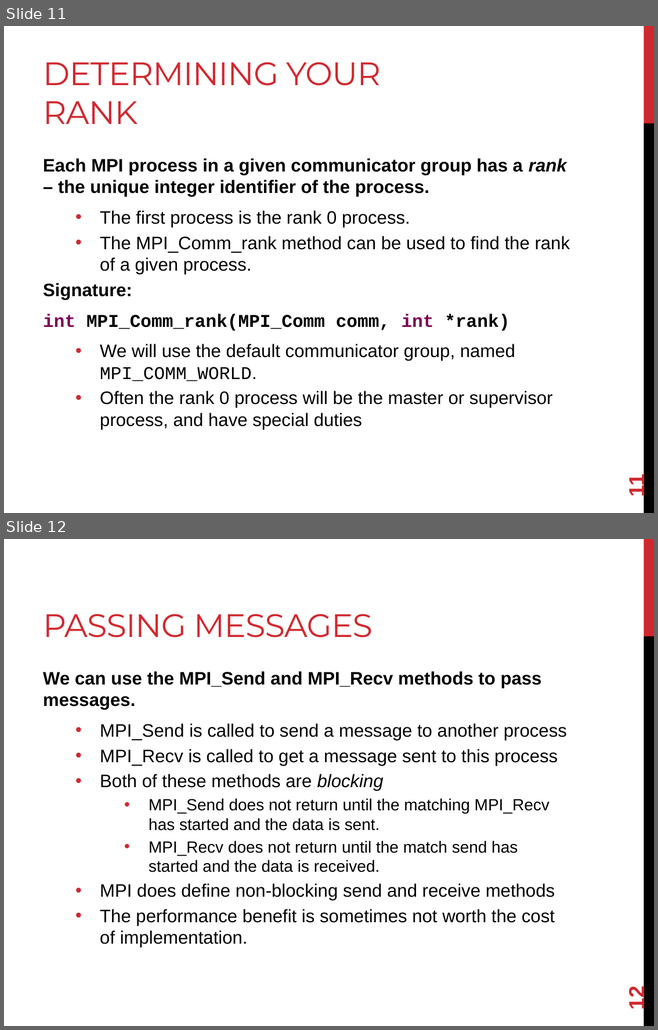
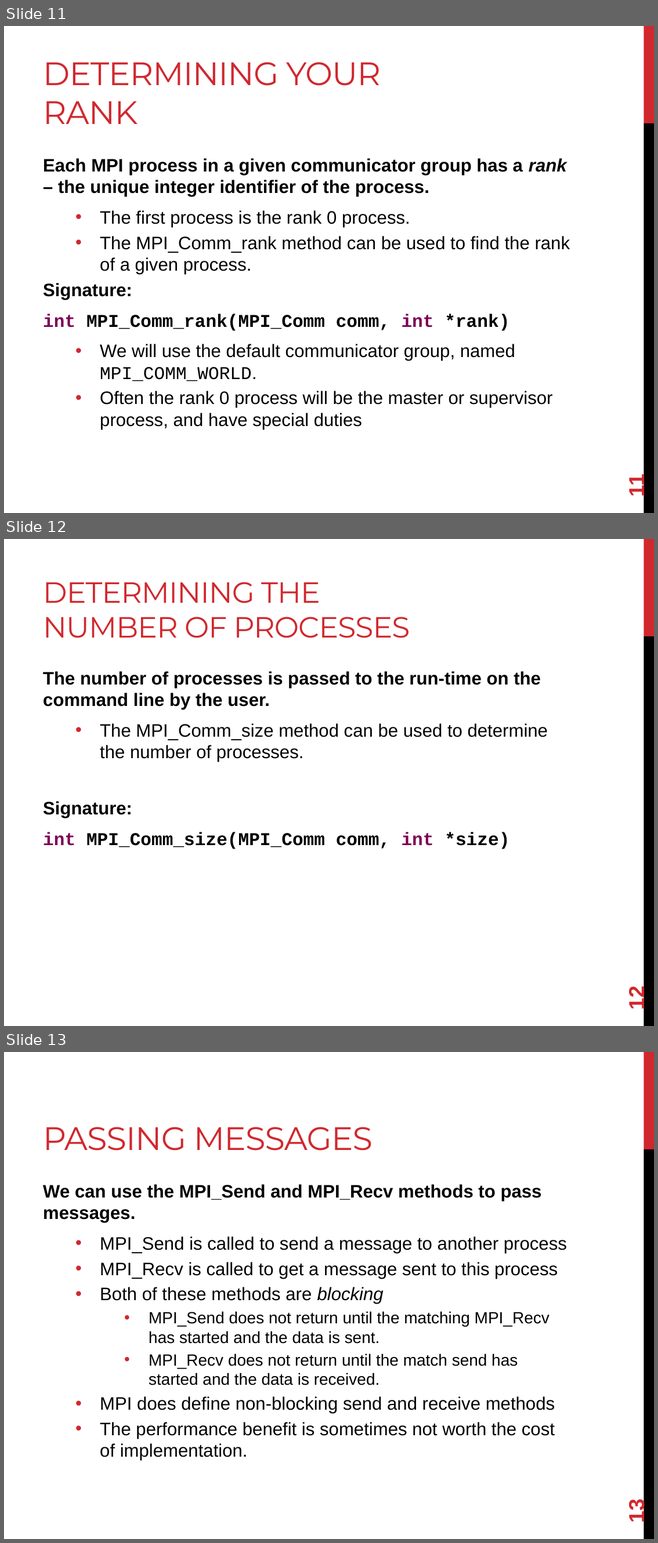
Before and after one commit to joshpeterson/DevelopingConcurrentSoftware, a slide deck: Lectures/Introduction to MPI/Introduction to MPI.pptx. Shown one above the other, each under a label of ours: slides 11 and 12 before the commit, slides 11, 12 and 13 after it. The pictures are 658x1030 and 658x1543 pixels, drawn with LibreOffice and Linux fonts; fonts in the diff are those of the drawing. Boxes give left, top, right and bottom in pixels: in the first picture for what was removed or moved away, otherwise in the second. Text is boxed around its words. In the diff, an @@ line names an element or a change of style, - is before the commit and + after.

```diff
--- a/Lectures/Introduction to MPI/Introduction to MPI.pptx
+++ b/Lectures/Introduction to MPI/Introduction to MPI.pptx
@@ slide 12 added at [4, 539, 654, 1026], background #FFFFFF; not listed: 2 template elements that a slide beside it also shows @@
@@ title added at [43, 582, 410, 638], 32.4 pt, text #D1282E @@
+DETERMINING THE NUMBER OF PROCESSES
@@ text added at [43, 671, 547, 849], 20 pt, text #000000, bold @@
+The number of processes is passed to the run-time on the command line by the user.
+  • The MPI_Comm_size method can be used to determine the number of processes.
+Signature:
+int MPI_Comm_size(MPI_Comm comm, int *size)
@@ page number added at [624, 988, 648, 1009], 24 pt, text #D1282E, bold @@
+12
@@ what was slide 12 is now slide 13 @@
@@ page number at [624, 1501, 648, 1522]: text changed @@
-12
+13
```
Also in this commit, not shown: 1 slide changed, 1 other slide added.
